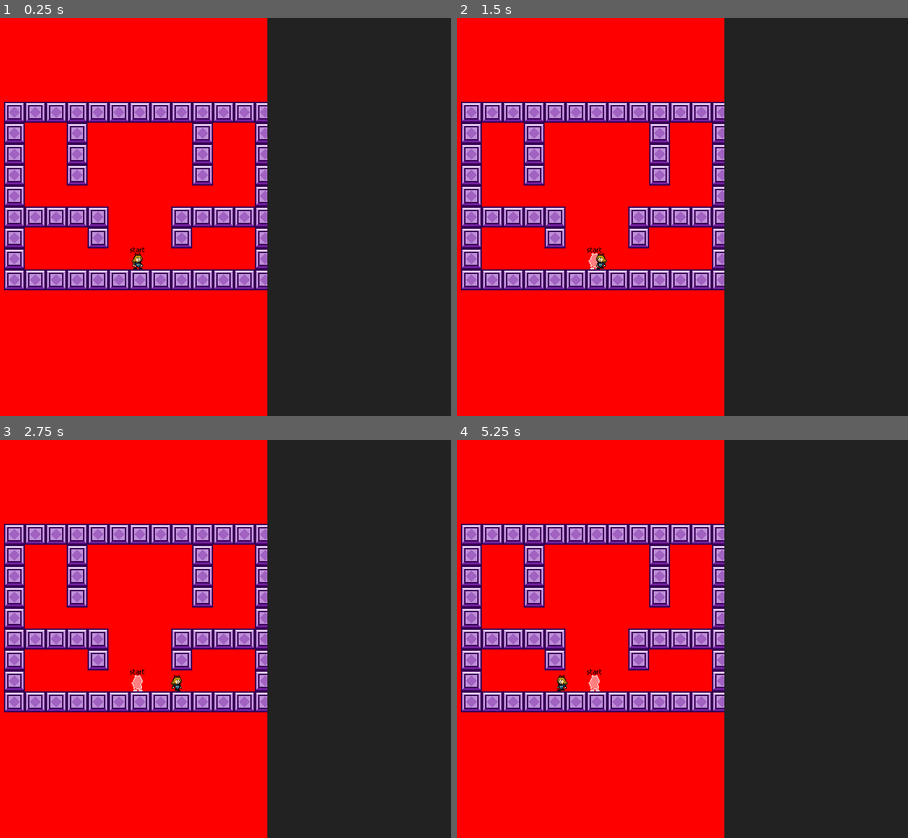
Above: before the commit, frames 1-4 (two rows, left to right).
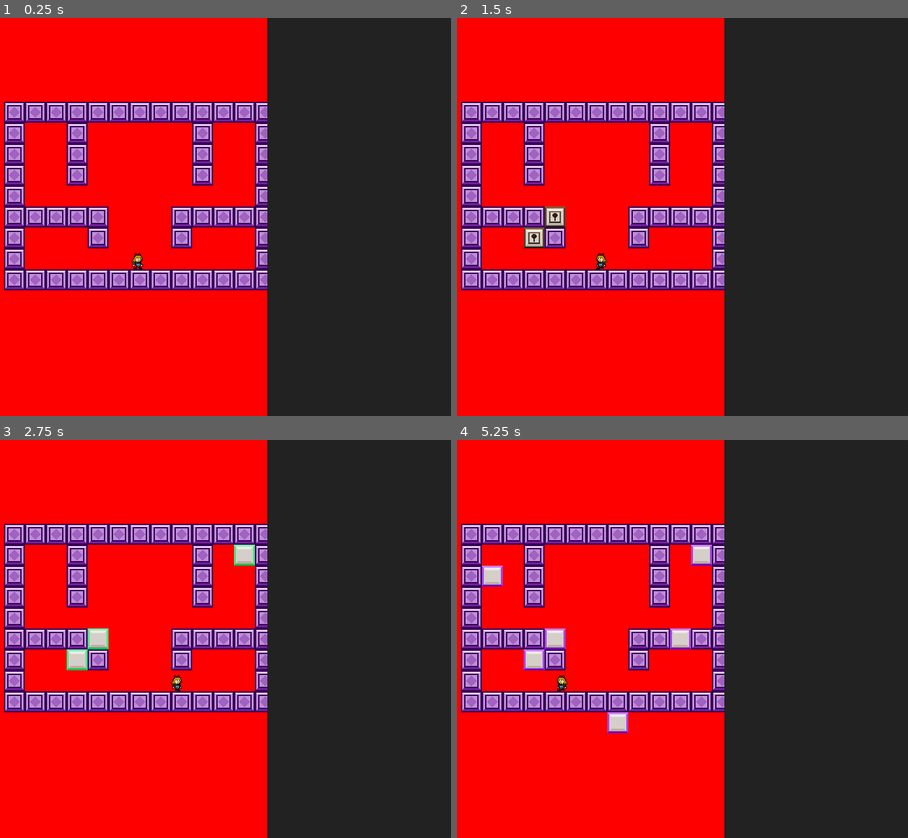
Above: after the commit, the same moments.

Repository: L4Vo5/i-wanna-lockpick-editor
Game: Godot game, scene res://editor/editor.tscn
The game is run twice, just before and just after one commit, with the same random seed, the same clock (stepped at 60 frames per second) and the same inputs.
Inputs (mouse positions are in pixels of both pictures, inside the frame that each line leads up to):
- Up to frame 1 (0.25 s): no input
- Up to frame 2 (1.5 s): tap Enter at 0.5 s; move the mouse to (556, 217) at 0.52 s; hold Right (right) 0.53-1.28 s; tap A (keypad) at 0.6 s; click (556, 217) at 0.67 s; tap Shift (jump) at 0.77 s; tap Space at 1.25 s; move the mouse to (542, 236) at 1.27 s; hold Left (left) from 1.28 s (still down); tap Up (fast) at 1.35 s; click (542, 236) at 1.42 s
- Up to frame 3 (2.75 s): tap Shift (jump) at 1.52 s; tap A (keypad) at 1.55, 2.3 s; move the mouse to (243, 551) at 2.02 s; release Left (left) at 2.03 s; hold Right (right) from 2.03 s (still down); tap S (i-view) at 2.1 s; click (243, 551) at 2.17 s
- Up to frame 4 (5.25 s): move the mouse to (619, 718) at 2.77 s; tap A (keypad) at 2.85, 3.8, 4.55, 5.1 s; click (619, 718) at 2.92 s; tap Shift (jump) at 3.02, 3.77, 4.52 s; move the mouse to (804, 698) at 3.52 s; release Right (right) at 3.53 s; hold X (master) 3.53-4.28 s; hold Left (left) from 3.53 s (still down); click (804, 698) at 3.67 s; move the mouse to (488, 579) at 4.27 s; tap Down (slow) at 4.35 s; click (488, 579) at 4.42 s; move the mouse to (673, 639) at 5.02 s; click (673, 639) at 5.17 s

The runs differ from the first frame. In frame 1, less than 0.1% of the frame differs, in the area x 28-33%, y 57-63%; in frame 2, 0.6%; in frame 3, 0.8%; in frame 4, 1.5%, in the area x 5-57%, y 26-74%.

Commit message:
editor is semi-usable for some applications

Diff:
--- a/data/key_data.gd
+++ b/data/key_data.gd
@@ -12,12 +12,12 @@
 			amount.changed.connect(emit_changed)
 		emit_changed()
 
-## if the key is spent
+## if the key is spent while playing the level
 var is_spent := false:
 	set(val):
 		if is_spent == val: return
 		is_spent = val
-		changed.emit()
+		emit_changed()
 
 @export var type := Enums.key_types.add:
 	set(val):
@@ -29,10 +29,17 @@
 		if color == val: return
 		color = val
 		emit_changed()
-
+@export var position := Vector2i(0, 0):
+	set(val):
+		if position == val: return
+		position = val
+		emit_changed()
 
 
 
 func _init() -> void:
 	if is_instance_valid(amount):
 		amount.changed.connect(emit_changed)
+
+func duplicated() -> KeyData:
+	return duplicate(true)
--- a/editor/editor.gd
+++ b/editor/editor.gd
@@ -7,11 +7,11 @@
 @export var key_editor: KeyEditor
 @export var tile_editor: Control
 
-@export var level_container: Control
+@export var level_container: LevelContainer
 
 var selected = null
 
-var mode := Enums.editor_modes.tilemap_edit
+var data := EditorData.new()
 
 func _enter_tree() -> void:
 	Global.in_level_editor = true
@@ -23,11 +23,12 @@
 	Global.set_mode(Global.Modes.EDITOR)
 	_update_mode()
 	side_container.tab_changed.connect(_update_mode.unbind(1))
+	level_container.editor_data = data
+
 
 func _update_mode() -> void:
-	mode = {
-		door_editor: Enums.editor_modes.objects,
-		key_editor: Enums.editor_modes.objects,
-		tile_editor: Enums.editor_modes.tilemap_edit
-	}[side_container.get_current_tab_control()]
-	pass
+	var tab_editor := side_container.get_current_tab_control()
+	data.tilemap_edit = tab_editor == tile_editor
+	data.doors = tab_editor == door_editor
+	data.keys = tab_editor == key_editor
+	data.objects = tab_editor == door_editor or tab_editor == key_editor
--- a/editor/editor.tscn
+++ b/editor/editor.tscn
@@ -13,6 +13,7 @@
 [sub_resource type="Resource" id="Resource_35qov"]
 script = ExtResource("4_2s70h")
 doors = Array[Resource("res://data/door_data.gd")]([])
+keys = Array[Resource("res://data/key_data.gd")]([])
 size = Vector2(800, 608)
 player_spawn_position = Vector2(462, 384)
 
@@ -57,16 +58,17 @@
 layout_mode = 2
 size_flags_vertical = 3
 
-[node name="LevelContainer" type="Control" parent="VBoxContainer/HBoxContainer" node_paths=PackedStringArray("inner_container", "level", "tile_map", "door_editor")]
+[node name="LevelContainer" type="Control" parent="VBoxContainer/HBoxContainer" node_paths=PackedStringArray("inner_container", "level", "tile_map", "door_editor", "key_editor", "editor")]
 clip_contents = true
 layout_mode = 2
 size_flags_horizontal = 3
 script = ExtResource("2_4nmqi")
-DOOR = ExtResource("3_d13v5")
 inner_container = NodePath("LevelContainerInner")
 level = NodePath("LevelContainerInner/Level")
 tile_map = NodePath("LevelContainerInner/Level/TileMap")
 door_editor = NodePath("../RightDock/SideEditorTabs/DoorEditor")
+key_editor = NodePath("../RightDock/SideEditorTabs/KeyEditor")
+editor = NodePath("../../..")
 
 [node name="Panel" type="Panel" parent="VBoxContainer/HBoxContainer/LevelContainer"]
 layout_mode = 1
@@ -75,6 +77,7 @@
 anchor_bottom = 1.0
 grow_horizontal = 2
 grow_vertical = 2
+mouse_filter = 2
 
 [node name="ColorRect" type="ColorRect" parent="VBoxContainer/HBoxContainer/LevelContainer"]
 layout_mode = 1
@@ -83,17 +86,14 @@
 anchor_bottom = 1.0
 grow_horizontal = 2
 grow_vertical = 2
+mouse_filter = 2
 color = Color(1, 1, 1, 0.0823529)
 
 [node name="LevelContainerInner" type="Control" parent="VBoxContainer/HBoxContainer/LevelContainer"]
 clip_contents = true
 layout_mode = 1
 anchors_preset = 0
-
-[node name="GhostDoor" parent="VBoxContainer/HBoxContainer/LevelContainer/LevelContainerInner" instance=ExtResource("3_d13v5")]
-layout_mode = 0
-
-[node name="GhostKey" parent="VBoxContainer/HBoxContainer/LevelContainer/LevelContainerInner" instance=ExtResource("4_tvl64")]
+mouse_filter = 2
 
 [node name="ColorRect" type="ColorRect" parent="VBoxContainer/HBoxContainer/LevelContainer/LevelContainerInner"]
 layout_mode = 1
@@ -102,7 +102,19 @@
 anchor_bottom = 1.0
 grow_horizontal = 2
 grow_vertical = 2
+mouse_filter = 2
 color = Color(1, 0, 0, 1)
+
+[node name="GhostDoor" parent="VBoxContainer/HBoxContainer/LevelContainer/LevelContainerInner" instance=ExtResource("3_d13v5")]
+visible = false
+layout_mode = 0
+mouse_filter = 2
+
+[node name="GhostKey" parent="VBoxContainer/HBoxContainer/LevelContainer/LevelContainerInner" instance=ExtResource("4_tvl64")]
+visible = false
+
+[node name="GuiInputGrabber" parent="VBoxContainer/HBoxContainer/LevelContainer/LevelContainerInner/GhostKey" index="11"]
+mouse_filter = 2
 
 [node name="Level" type="Node2D" parent="VBoxContainer/HBoxContainer/LevelContainer/LevelContainerInner"]
 script = ExtResource("3_27pmi")
@@ -140,3 +152,5 @@
 text = "Nothing here (yet?), but you still need to select this tab to edit tiles."
 horizontal_alignment = 1
 autowrap_mode = 3
+
+[editable path="VBoxContainer/HBoxContainer/LevelContainer/LevelContainerInner/GhostKey"]
--- /dev/null
+++ b/editor/editor_data.gd
@@ -0,0 +1,7 @@
+extends RefCounted
+class_name EditorData
+
+var tilemap_edit := false
+var objects := false
+var doors := false
+var keys := false
--- a/editor/key_editor.tscn
+++ b/editor/key_editor.tscn
@@ -33,6 +33,7 @@
 
 [node name="key" parent="VBoxContainer/TopStuff/TheKey/KeyHolder" instance=ExtResource("1_2kdyu")]
 unique_name_in_owner = true
+ignore_position = true
 
 [node name="SpacingForKeyCount" type="Control" parent="VBoxContainer/TopStuff"]
 custom_minimum_size = Vector2(0, 10)
--- a/editor/level_container.gd
+++ b/editor/level_container.gd
@@ -2,14 +2,16 @@
 class_name LevelContainer
 ## Contains the level, centered, and at the correct aspect ratio
 ## Also is just the level editor for general input reasons (this should've been LevelContainerInner maybe but it's not that strong of a reason to clutter the responsibilities further)
-
-@export var DOOR: PackedScene
 
 @export var inner_container: Control
 @export var level: Level
 
 @export var tile_map: TileMap
 @export var door_editor: DoorEditor
+@export var key_editor: KeyEditor
+
+@export var editor: LockpickEditor
+var editor_data: EditorData
 
 #var level_offset :=  Vector2(0, 0)
 
@@ -20,9 +22,27 @@
 	inner_container.size = OBJ_SIZE
 
 var selected = null
+func _ready() -> void:
+	level.door_clicked.connect(_on_door_clicked)
 
-var mode := Enums.editor_modes.tilemap_edit
+func _on_door_clicked(event: InputEventMouseButton, door: Door) -> void:
+	pass
 
+func _on_key_clicked(event: InputEventMouseButton, key: Key) -> void:
+	pass
+
+func _gui_input(event: InputEvent) -> void:
+	if event is InputEventMouseButton:
+		if event.button_index == MOUSE_BUTTON_LEFT:
+			if event.pressed:
+				if editor_data.tilemap_edit:
+					place_tile_on_mouse()
+					accept_event()
+				elif editor_data.doors:
+					place_door_on_mouse()
+				elif editor_data.keys:
+					place_key_on_mouse()
+	pass
 #func _gui_input(event: InputEvent) -> void:
 #	if event.is_action_pressed("place_tile"):
 #		if mode == modes.tilemap_edit:
@@ -61,21 +81,27 @@
 	tile_map.erase_cell(layer, coord)
 
 func place_door_on_mouse() -> void:
-	var coord = get_mouse_door_coord()
-	var new_door = DOOR.instantiate()
-	new_door.door_data = door_editor.door.door_data.duplicated()
-	new_door.door_data.position = coord
-	level.add_child(new_door)
+	var coord = get_mouse_coord(32)
+	var door_data := door_editor.door.door_data.duplicated()
+	door_data.position = coord
+	level.add_door(door_data)
 
 func remove_door_on_mouse() -> void:
-	var coord = get_mouse_door_coord()
+	var coord = get_mouse_coord(32)
 	for door in level.get_doors():
 		if door.door_data.has_point(coord):
 			level.remove_door(door)
 			break
 
-func get_mouse_door_coord() -> Vector2i:
-	return Vector2i(get_local_mouse_position() - level.global_position) / Vector2i(32, 32) * Vector2i(32, 32)
+
+func place_key_on_mouse() -> void:
+	var coord = get_mouse_coord(16)
+	var key_data := key_editor.key.key_data.duplicated()
+	key_data.position = coord
+	level.add_key(key_data)
+
+func get_mouse_coord(grid_size: int) -> Vector2i:
+	return Vector2i(get_global_mouse_position() - level.global_position) / Vector2i(grid_size, grid_size) * Vector2i(grid_size, grid_size)
 
 func get_mouse_tile_coord() -> Vector2i:
 	return Vector2i((get_local_mouse_position() - level.global_position) / Vector2(32, 32))
--- a/level_elements/doors_locks/door.gd
+++ b/level_elements/doors_locks/door.gd
@@ -3,6 +3,7 @@
 class_name Door
 
 signal clicked(event: InputEventMouseButton)
+signal lock_clicked(event: InputEventMouseButton, lock: Lock)
 #signal lock_clicked(which: int)
 
 const LOCK := preload("res://level_elements/doors_locks/lock.tscn")
@@ -40,6 +41,7 @@
 @onready var copies: Label = %Copies
 
 var using_i_view_colors := false
+var level: Level = null
 
 func _ready() -> void:
 	static_body.disable_mode = CollisionObject2D.DISABLE_MODE_REMOVE
@@ -177,7 +179,7 @@
 	var i := 0
 	for lock in door_data.locks:
 		var new_lock := LOCK.instantiate()
-		new_lock.clicked.connect(emit_signal.bind(&"lock_clicked", i))
+		new_lock.clicked.connect(func(event): lock_clicked.emit(event, new_lock))
 		new_lock.lock_data = lock
 		lock_holder.add_child(new_lock)
 		i += 1
--- a/level_elements/doors_locks/lock.gd
+++ b/level_elements/doors_locks/lock.gd
@@ -2,7 +2,7 @@
 extends MarginContainer
 class_name Lock
 
-signal clicked
+signal clicked(event: InputEventMouseButton)
 
 const FRAME_POS := preload("res://level_elements/doors_locks/textures/lock_frame_texture_pos.png")
 const FRAME_NEG := preload("res://level_elements/doors_locks/textures/lock_frame_texture_neg.png")
@@ -55,8 +55,8 @@
 
 func _gui_input(event: InputEvent) -> void:
 	if event is InputEventMouseButton and event.is_pressed():
-		clicked.emit()
-		accept_event()
+		clicked.emit(event)
+		# the event should be accepted on the signal receiver's side
 
 func set_frame_visible() -> void:
 	if lock_data.dont_show_frame:
--- a/level_elements/keys/key.gd
+++ b/level_elements/keys/key.gd
@@ -1,6 +1,8 @@
 @tool
 extends Area2D
 class_name Key
+
+signal clicked(event: InputEventMouseButton)
 
 @export var key_data: KeyData:
 	set(val):
@@ -13,6 +15,7 @@
 ## Ignores player input and glitch color
 @export var in_keypad := false
 @export var hide_shadow := false
+@export var ignore_position := false
 
 @onready var shadow: Sprite2D = %Shadow
 @onready var fill: Sprite2D = %Fill
@@ -23,6 +26,8 @@
 @onready var snd_pickup: AudioStreamPlayer = %Pickup
 @onready var number: Label = %Number
 @onready var symbol: Sprite2D = %Symbol
+
+var level: Level = null
 
 var is_ready := false
 func _ready() -> void:
@@ -38,6 +43,11 @@
 	update_visual()
 	_connect_global_level()
 	Global.changed_level.connect(_connect_global_level)
+	$GuiInputGrabber.gui_input.connect(_gui_input)
+
+func _gui_input(event: InputEvent) -> void:
+	if event is InputEventMouseButton:
+		clicked.emit(event)
 
 func _connect_global_level() -> void:
 	if in_keypad: return
@@ -69,6 +79,7 @@
 func update_visual() -> void:
 	if not is_ready: return
 	if not is_instance_valid(key_data): return
+	if not ignore_position: position = key_data.position
 	fill.hide()
 	outline.hide()
 	special.hide()
--- a/level_elements/keys/key.tscn
+++ b/level_elements/keys/key.tscn
@@ -23,6 +23,7 @@
 amount = SubResource("Resource_w2h4u")
 type = 1
 color = 1
+position = Vector2i(0, 0)
 
 [sub_resource type="CircleShape2D" id="CircleShape2D_mb7fb"]
 radius = 9.5
@@ -129,3 +130,9 @@
 texture = ExtResource("12_gx03b")
 hframes = 3
 frame = 2
+
+[node name="GuiInputGrabber" type="Control" parent="."]
+layout_mode = 3
+anchors_preset = 0
+offset_right = 32.0
+offset_bottom = 31.0
--- a/level_elements/keys/keypad/key_pad.gd
+++ b/level_elements/keys/keypad/key_pad.gd
@@ -19,7 +19,10 @@
 func _ready() -> void:
 	generate_keys()
 
-func _input(event: InputEvent) -> void:
+func _unhandled_key_input(event: InputEvent) -> void:
+	if Global.in_level_editor:
+		hide()
+		return
 	if event.is_action("keypad") and not event.is_echo():
 		if event.is_pressed():
 			show()
@@ -29,6 +32,7 @@
 			hide()
 			sound.pitch_scale = 1
 			sound.play()
+		get_tree().root.set_input_as_handled()
 
 func generate_keys() -> void:
 	for child in keys.get_children():
@@ -43,4 +47,5 @@
 			key.key_data.color = KEY_COLORS[y * 2 + x]
 			key.in_keypad = true
 			key.hide_shadow = true
+			key.ignore_position = true
 			keys.add_child(key)
--- a/level_elements/kid/kid.gd
+++ b/level_elements/kid/kid.gd
@@ -45,7 +45,7 @@
 	move_and_collide(velocity * Vector2(current_speed, 0))
 	move_and_collide(velocity * Vector2(0, 1))
 
-func _input(event: InputEvent) -> void:
+func _unhandled_key_input(event: InputEvent) -> void:
 	if not is_instance_valid(Global.current_level): return
 	if event.is_action("master") and event.is_pressed() and not event.is_echo():
 		update_master_equipped(true, true)
--- a/level_elements/level.gd
+++ b/level_elements/level.gd
@@ -52,29 +52,31 @@
 # useful for levels with a lot of door copies
 var door_multiplier := 1
 
-func _input(event: InputEvent) -> void:
+func _unhandled_key_input(event: InputEvent) -> void:
 	if event.is_action(&"i-view") and event.is_pressed() and not event.is_echo():
 		i_view = not i_view
 		changed_i_view.emit()
 
 var player_spawn_point: Sprite2D
 func _ready() -> void:
+
 	Global.current_level = self
+
 	player_spawn_point = Sprite2D.new()
 	player_spawn_point.texture = preload("res://editor/player_spawnpoint.png")
 	player_spawn_point.position = level_data.player_spawn_position
+	level_data.changed_player_spawn_position.connect(
+		func():
+			player_spawn_point.position = level_data.player_spawn_position
+	)
 	player_spawn_point.centered = false
 	player_spawn_point.offset = Vector2i(-13, -34)
+	player_spawn_point.visible = not Global.in_level_editor
 	add_child(player_spawn_point)
+
 	player = preload("res://level_elements/kid/kid.tscn").instantiate()
 	player.position = level_data.player_spawn_position
 	add_child(player)
-
-func _physics_process(delta: float) -> void:
-	# TODO: Don't do this every frame
-	player_spawn_point.position = level_data.player_spawn_position
-	player_spawn_point.visible = not Global.in_level_editor
-	player_spawn_point.visible = true
 
 const DOOR := preload("res://level_elements/doors_locks/door.tscn")
 const KEY := preload("res://level_elements/keys/key.tscn")
@@ -86,8 +88,10 @@
 
 func add_door(door_data: DoorData) -> Door:
 	var door := DOOR.instantiate()
+	if not door_data in level_data.doors:
+		level_data.doors.push_back(door_data)
 	door.door_data = door_data
-	door.clicked.connect(emit_signal.bind(&"door_clicked", door))
+	door.clicked.connect(_on_door_clicked.bind(door))
 	add_child(door)
 	return door
 
@@ -98,8 +102,19 @@
 func add_key(key_data: KeyData) -> Key:
 	var key := KEY.instantiate()
 	key.key_data = key_data
+	key.clicked.connect(_on_key_clicked.bind(key))
 	add_child(key)
 	return key
+
+func remove_key(key: Key) -> void:
+	level_data.keys.erase(key.key_data)
+	key.queue_free()
+
+func _on_door_clicked(event: InputEventMouseButton, door: Door):
+	door_clicked.emit(event, door)
+
+func _on_key_clicked(event: InputEventMouseButton, key: Key):
+	key_clicked.emit(event, key)
 
 func get_doors() -> Array[Door]:
 	var arr: Array[Door] = []
--- a/level_elements/level_data.gd
+++ b/level_elements/level_data.gd
@@ -2,5 +2,12 @@
 class_name LevelData
 
 @export var doors: Array[DoorData] = []
+@export var keys: Array[KeyData] = []
 @export var size := Vector2(800, 608)
-@export var player_spawn_position := Vector2(400, 304)
+signal changed_player_spawn_position
+@export var player_spawn_position := Vector2(400, 304):
+	set(val):
+		if player_spawn_position == val: return
+		player_spawn_position = val
+		changed_player_spawn_position.emit()
+		changed.emit()
--- a/misc/enums.gd
+++ b/misc/enums.gd
@@ -69,9 +69,3 @@
 	key_types.rotor: "rotor",
 	key_types.rotor_flip: "rotor_flip",
 }
-
-# Current "mode" of level edit, as in what should generally happen when interfacing with the level while in the editor
-enum editor_modes {
-	tilemap_edit,
-	objects
-}
